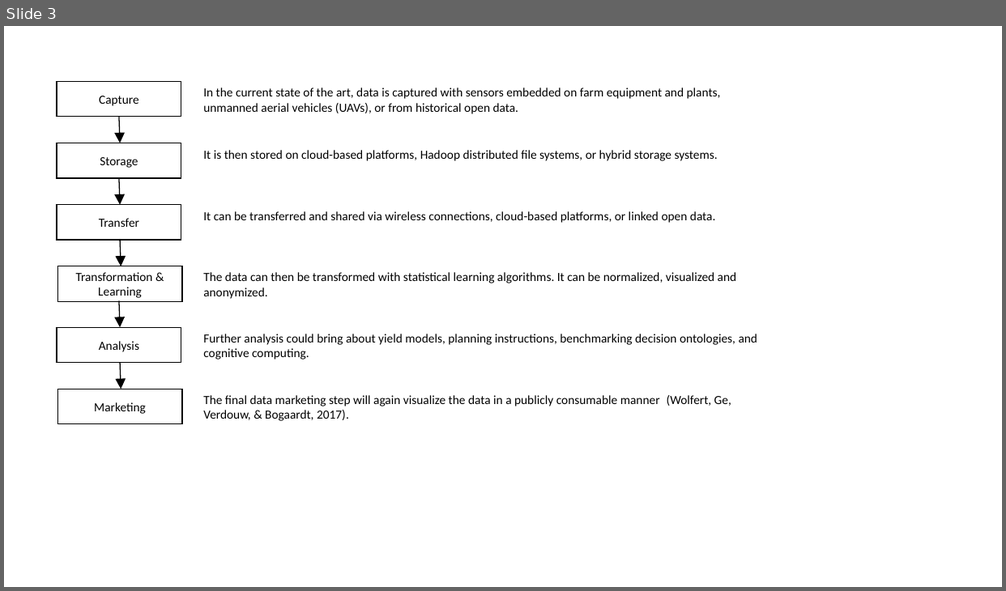
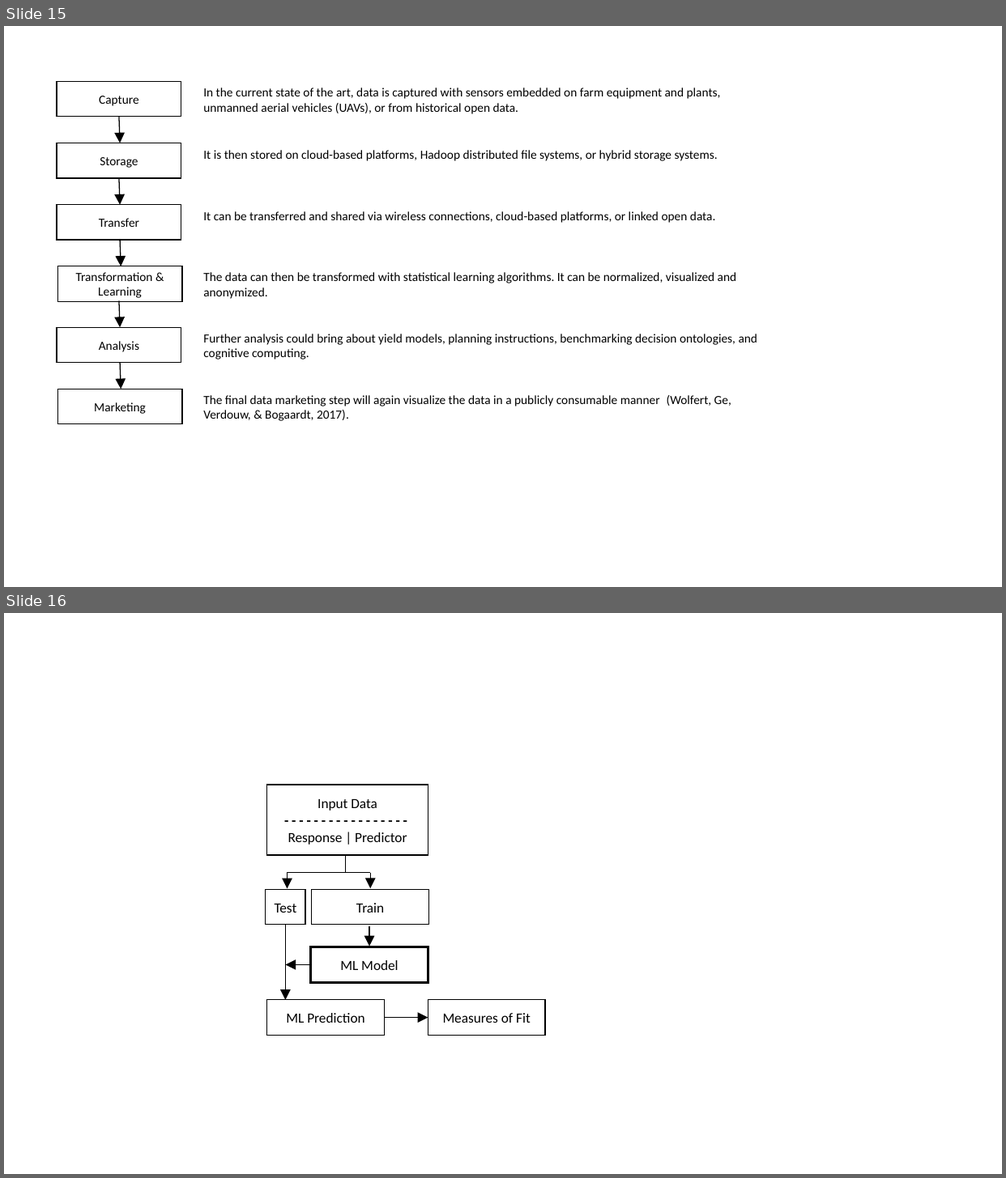
Before and after one commit to elliewhite-usgs/phd-predicting-unguaged-basins, a slide deck: presentation/slides/some graphs.pptx. Shown one above the other, each under a label of ours: slide 3 before the commit, slides 15 and 16 after it. The pictures are 1006x591 and 1006x1178 pixels, drawn with LibreOffice and Linux fonts; fonts in the diff are those of the drawing. Boxes give left, top, right and bottom in pixels: in the first picture for what was removed or moved away, otherwise in the second. Text is boxed around its words. In the diff, an @@ line names an element or a change of style, - is before the commit and + after.

```diff
--- a/presentation/slides/some graphs.pptx
+++ b/presentation/slides/some graphs.pptx
@@ slide 16 added at [4, 613, 1002, 1174], background #FFFFFF @@
@@ rectangle added at [266, 785, 428, 855], fill #FFFFFF, outline #000000 1 pt, 13.5 pt, text #000000 @@
+Input Data
+- - - - - - - - - - - - - - - - -
+Response | Predictor
@@ line added from (345, 873) to (345, 855), #000000 1 pt @@
@@ arrow added from (287, 873) to (287, 888), #000000 1 pt @@
@@ line added from (287, 873) to (370, 873), #000000 1 pt @@
@@ arrow added from (370, 873) to (370, 888), #000000 1 pt @@
@@ rectangle added at [266, 889, 305, 924], fill #FFFFFF, outline #000000 1 pt, 13.5 pt, text #000000 @@
+Test
@@ rectangle added at [312, 889, 429, 924], fill #FFFFFF, outline #000000 1 pt, 13.5 pt, text #000000 @@
+Train
@@ arrow added from (286, 924) to (286, 1000), #000000 1 pt @@
@@ arrow added from (369, 926) to (369, 946), #000000 1 pt @@
@@ rectangle added at [311, 948, 428, 983], fill #FFFFFF, outline #000000 2.25 pt, 13.5 pt, text #000000 @@
+ML Model
@@ arrow added from (311, 965) to (286, 965), #000000 1 pt @@
@@ rectangle added at [266, 1000, 385, 1035], fill #FFFFFF, outline #000000 1 pt, 13.5 pt, text #000000 @@
+ML Prediction
@@ rectangle added at [428, 1000, 545, 1035], fill #FFFFFF, outline #000000 1 pt, 13.5 pt, text #000000 @@
+Measures of Fit
@@ arrow added from (385, 1018) to (428, 1018), #000000 1 pt @@
@@ what was slide 3 is now slide 15 @@
```
Also in this commit, not shown: 6 slides changed, 16 other slides added, 4 other files.
